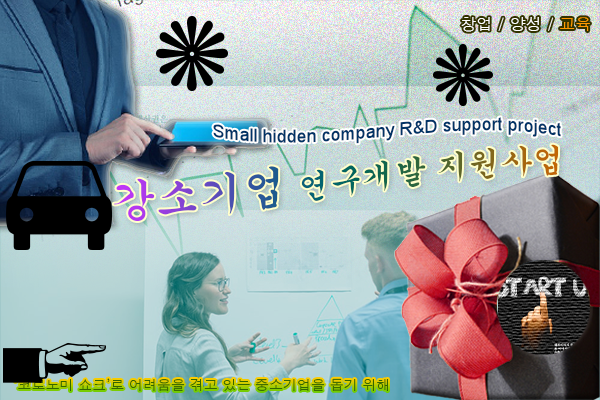
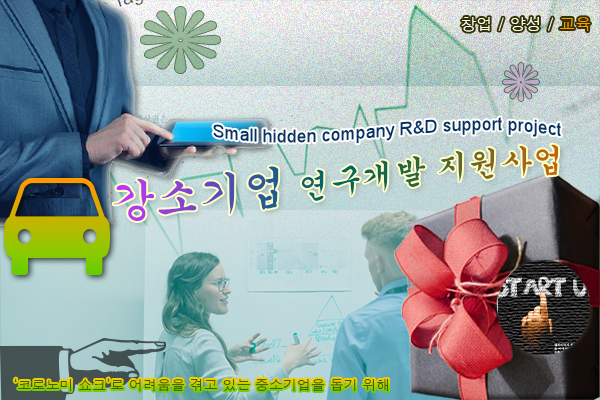
Two versions of the same layered image (600 x 400). Layer-by-layer changes:
moved "‘코로노미 쇼크’로 어려움을 겪고 있는 중소기업을 돕기 위해" above "Point Right 1" over (14, 378, 138, 392)
"Point Right 1": opacity 100% → 60%, painted on it over (0, 16, 493, 400)
added layer "Flower 7 1 copy" (60%) above "Flower 7 1" over (503, 63, 539, 101)
added layer "Flower 7 1" (60%) above "Car 2 1" over (141, 7, 220, 73)
added layer "Car 2 1" above "창업 / 양성 / 교육" over (4, 178, 110, 275)
